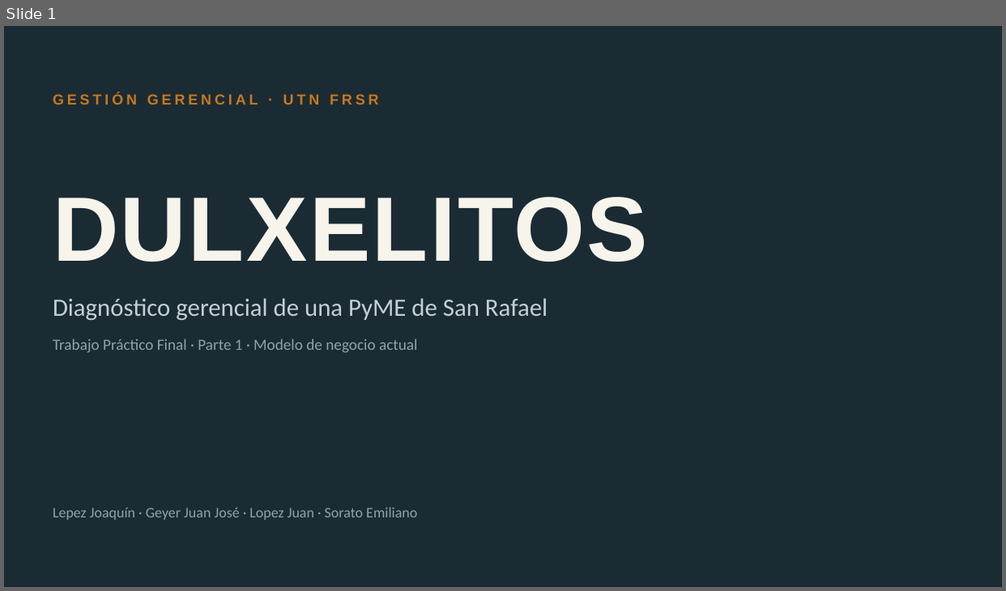
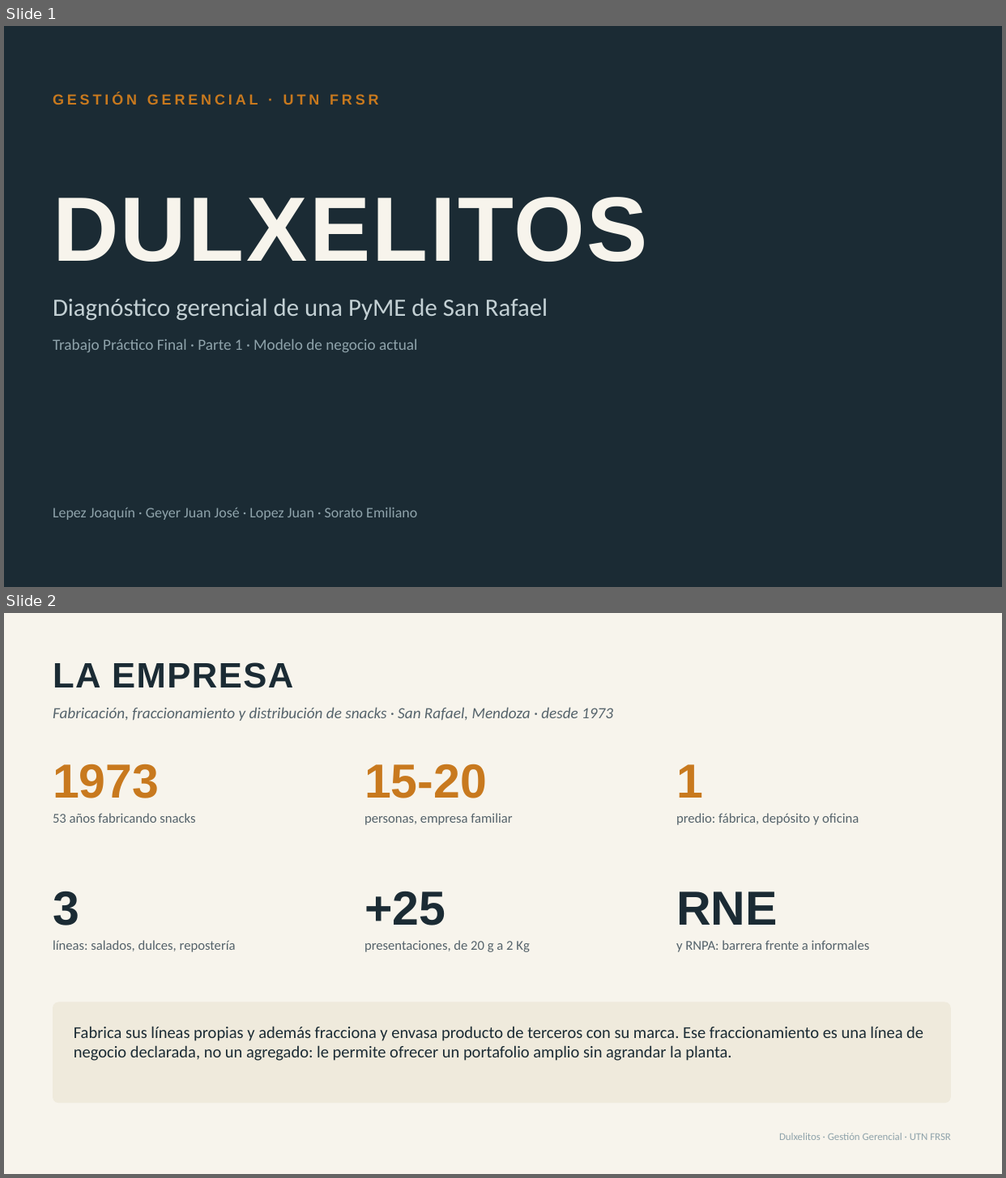
Before and after one commit to emisorato1/gestion-gerencial-2026, a slide deck: Material Campus/Proyecto Final/Proyecto/Entrega/Presentación TP Final Parte 1 - Dulxelitos.pptx. Shown one above the other, each under a label of ours: slide 1 before the commit, slides 1 and 2 after it. The pictures are 1006x591 and 1006x1178 pixels, drawn with LibreOffice and Linux fonts; fonts in the diff are those of the drawing. Boxes give left, top, right and bottom in pixels: in the first picture for what was removed or moved away, otherwise in the second. Text is boxed around its words. In the diff, an @@ line names an element or a change of style, - is before the commit and + after.

```diff
--- a/Material Campus/Proyecto Final/Proyecto/Entrega/Presentación TP Final Parte 1 - Dulxelitos.pptx
+++ b/Material Campus/Proyecto Final/Proyecto/Entrega/Presentación TP Final Parte 1 - Dulxelitos.pptx
@@ slide 2 added at (4,613,1002,1174), background #F7F4EC @@
@@ text added at (53,662,293,688), 34 pt, text #1B2B34, bold @@
+LA EMPRESA
@@ text added at (53,707,613,721), 15 pt, text #55636B, italic @@
+Fabricación, fraccionamiento y distribución de snacks · San Rafael, Mendoza · desde 1973
@@ text added at (53,764,159,798), 46 pt, text #C8791E, bold @@
+1973
@@ text added at (364,764,487,798), 46 pt, text #C8791E, bold @@
+15-20
@@ text added at (676,764,703,798), 46 pt, text #C8791E, bold @@
+1
@@ text added at (53,813,195,823), 13 pt, text #55636B @@
+53 años fabricando snacks
@@ text added at (364,813,512,825), 13 pt, text #55636B @@
+personas, empresa familiar
@@ text added at (676,813,859,825), 13 pt, text #55636B @@
+predio: fábrica, depósito y oficina
@@ text added at (53,891,79,926), 46 pt, text #1B2B34, bold @@
+3
@@ text added at (364,891,445,926), 46 pt, text #1B2B34, bold @@
++25
@@ text added at (676,892,778,925), 46 pt, text #1B2B34, bold @@
+RNE
@@ text added at (53,940,236,952), 13 pt, text #55636B @@
+líneas: salados, dulces, repostería
@@ text added at (364,940,529,952), 13 pt, text #55636B @@
+presentaciones, de 20 g a 2 Kg
@@ text added at (676,940,870,952), 13 pt, text #55636B @@
+y RNPA: barrera frente a informales
@@ rounded rectangle added at (53,1003,951,1103), fill #EFEADC @@
@@ text added at (74,1026,923,1061), 16 pt, text #1B2B34 @@
+Fabrica sus líneas propias y además fracciona y envasa producto de terceros con su marca. Ese fraccionamiento es una línea de negocio declarada, no un agregado: le permite ofrecer un portafolio amplio sin agrandar la planta.
@@ text added at (779,1133,950,1140), 10 pt, text #8FA3AB @@
+Dulxelitos · Gestión Gerencial · UTN FRSR
```
Also in this commit, not shown: 4 slides changed, 1 other slide added, 18 slides removed, 11 other files.
